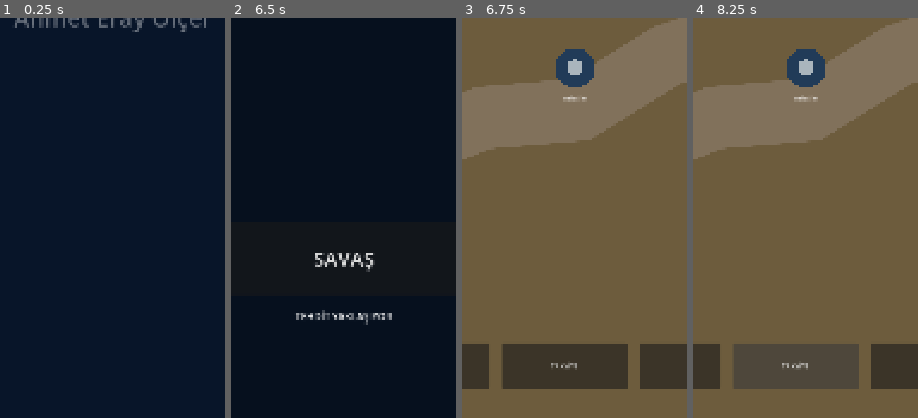
Above: before the commit, frames 1-4 (left to right).
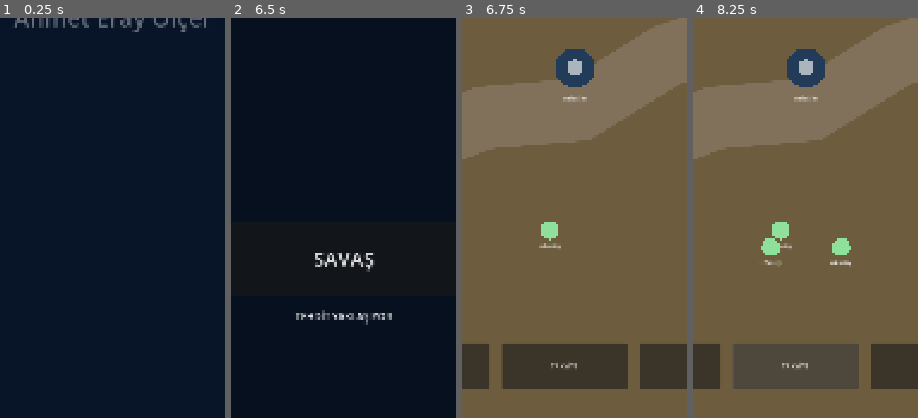
Above: after the commit, the same moments.

Repository: olcereray2-ship-it/world-defense
Game: Godot game, scene res://scenes/Boot.tscn
The game is run twice, just before and just after one commit, with the same random seed, the same clock (stepped at 60 frames per second) and the same inputs.
Inputs:
- Up to frame 1 (0.25 s): no input
- Up to frame 2 (6.5 s): click "SAVUNMA" at 3.5 s; click "ORDU" at 4.25 s; click "ÜS" at 5 s; click "İSTİHBARAT" at 5.75 s
- Up to frame 3 (6.75 s): click "SAVAŞ" at 6.5 s
- Up to frame 4 (8.25 s): click "HAVA SALDIRISI" at 7.25 s; click "TAKVİYE" at 8 s
The pictures show only the part of the screen within x 25-75%, y 50-100%; the shares and areas given below are measured in that part.

Frames 1-2 are identical in both runs. In frame 3, 0.4% of the frame differs, in the area x 34-44%, y 51-58%; in frame 4, 1.1%, in the area x 30-71%, y 51-63%.
Error before the commit: Parse Error: Static function "army_stats()" not found in base "UnitCatalog". (res://scripts/mobile_army.gd:4)

Commit message:
Unify and harden unit_catalog.gd

Diff:
--- a/scripts/unit_catalog.gd
+++ b/scripts/unit_catalog.gd
@@ -1,23 +1,65 @@
 class_name UnitCatalog
+
 const TOWERS={
-"machine_gun":{"damage":18.0,"range":260.0,"rate":5.55,"role":"infantry"},
-"cannon":{"damage":55.0,"range":310.0,"rate":1.33,"role":"armor"},
-"missile":{"damage":78.0,"range":390.0,"rate":0.95,"role":"air"},
-"laser":{"damage":34.0,"range":300.0,"rate":3.57,"role":"support"},
-"tesla":{"damage":42.0,"range":270.0,"rate":1.82,"role":"crowd"}}
+ "machine_gun":{"damage":18.0,"range":260.0,"cooldown":0.18,"role":"infantry"},
+ "cannon":{"damage":55.0,"range":310.0,"cooldown":0.75,"role":"armor"},
+ "missile":{"damage":78.0,"range":390.0,"cooldown":1.05,"role":"air"},
+ "laser":{"damage":34.0,"range":300.0,"cooldown":0.28,"role":"support"},
+ "tesla":{"damage":42.0,"range":270.0,"cooldown":0.55,"role":"crowd"}
+}
+
 const ARMY={
-"infantry":{"hp":120.0,"damage":18.0,"speed":105.0},
-"tank":{"hp":520.0,"damage":62.0,"speed":62.0},
-"artillery":{"hp":230.0,"damage":95.0,"speed":48.0},
-"helicopter":{"hp":260.0,"damage":74.0,"speed":120.0},
-"fighter":{"hp":210.0,"damage":110.0,"speed":180.0}}
+ "infantry":{"hp":120.0,"damage":18.0,"speed":105.0},
+ "tank":{"hp":520.0,"damage":62.0,"speed":62.0},
+ "artillery":{"hp":230.0,"damage":95.0,"speed":48.0},
+ "helicopter":{"hp":260.0,"damage":74.0,"speed":120.0},
+ "fighter":{"hp":210.0,"damage":110.0,"speed":180.0}
+}
+
+static func visual_tier(level:int)->int:
+ var lv=clampi(level,1,100)
+ if lv>=100:return 5
+ if lv>=75:return 4
+ if lv>=50:return 3
+ if lv>=25:return 2
+ if lv>=10:return 1
+ return 0
+
+static func tower_stats(kind:String,level:int)->Dictionary:
+ var base:Dictionary=TOWERS.get(kind,TOWERS["machine_gun"])
+ var lv=clampi(level,1,100)
+ var damage_scale=1.0+float(lv-1)*0.065
+ return {
+  "damage":float(base["damage"])*damage_scale,
+  "range":float(base["range"])*(1.0+float(visual_tier(lv))*0.025),
+  "cooldown":maxf(0.08,float(base["cooldown"])*(1.0-float(lv-1)*0.0025)),
+  "role":str(base["role"])
+ }
+
+static func army_stats(kind:String,level:int)->Dictionary:
+ var base:Dictionary=ARMY.get(kind,ARMY["infantry"])
+ var lv=clampi(level,1,100)
+ var power_scale=1.0+float(lv-1)*0.06
+ return {
+  "hp":float(base["hp"])*power_scale,
+  "damage":float(base["damage"])*power_scale,
+  "speed":float(base["speed"])*(1.0+float(lv-1)*0.0015)
+ }
+
 static func scaled(base:Dictionary,level:int)->Dictionary:
+ var lv=clampi(level,1,100)
+ if base.has("cooldown"):
+  for kind in TOWERS:
+   if TOWERS[kind] == base:return tower_stats(kind,lv)
  var x=base.duplicate(true)
- var m=1.0+(0.065 if x.has("range") else 0.06)*float(level-1)
- for k in ["hp","damage","range"]:
+ var m=1.0+0.06*float(lv-1)
+ for k in ["hp","damage"]:
   if x.has(k):x[k]=float(x[k])*m
+ if x.has("speed"):x["speed"]=float(x["speed"])*(1.0+float(lv-1)*0.0015)
  return x
+
 static func milestone(level:int)->int:
+ var lv=clampi(level,1,100)
  for x in [100,75,50,25,10]:
-  if level>=x:return x
+  if lv>=x:return x
  return 1
